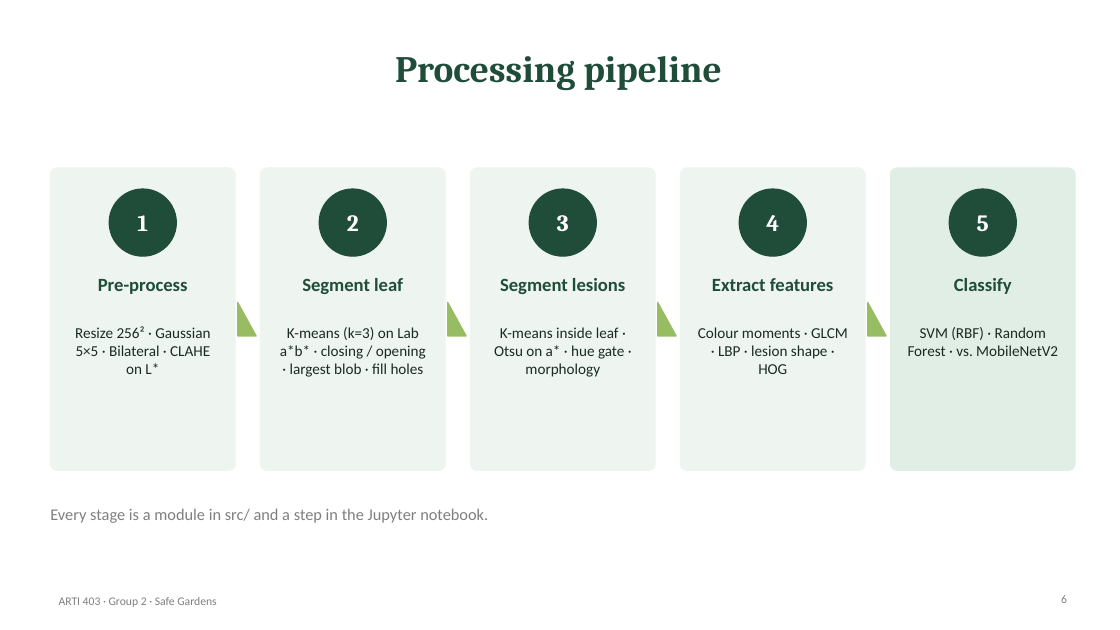
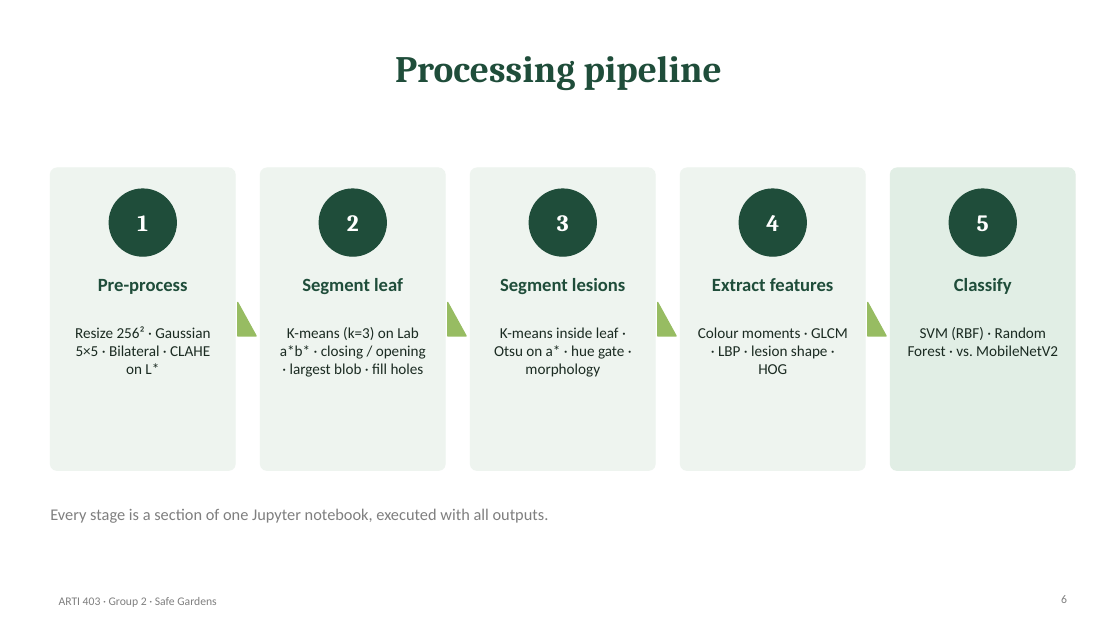
Before and after one commit to FaisalAlshehri-1/Project_Safe_Gardens, a slide deck: slide 6 of slides/Safe_Gardens_Group2_Presentation.pptx. Drawn at 1120x630 pixels with LibreOffice and Linux fonts; fonts in the diff are those of the drawing. Boxes give left, top, right and bottom in pixels: in the first picture for what was removed or moved away, otherwise in the second. Text is boxed around its words. In the diff, an @@ line names an element or a change of style, - is before the commit and + after.

Commit message:
Move full implementation into the Jupyter notebook

```diff
--- a/slides/Safe_Gardens_Group2_Presentation.pptx
+++ b/slides/Safe_Gardens_Group2_Presentation.pptx
@@ text at <box>50,508,549,523</box>: text changed @@
-Every stage is a module in src/ and a step in the Jupyter notebook.
+Every stage is a section of one Jupyter notebook, executed with all outputs.
```
Also in this commit, not shown: 17 other files.
